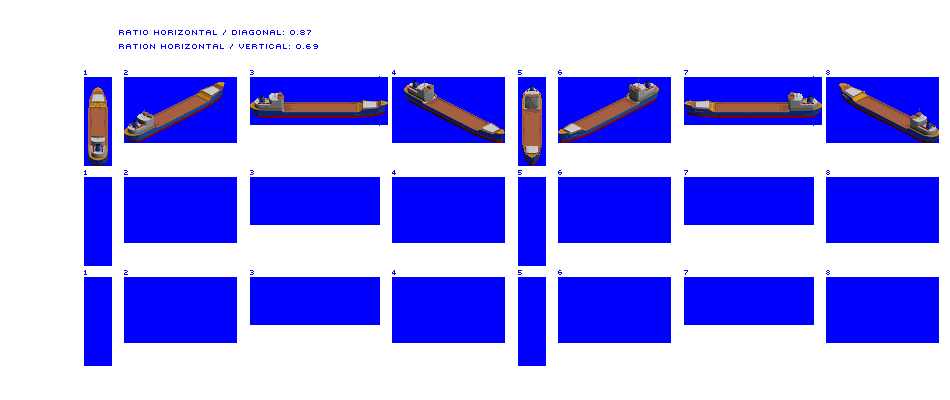
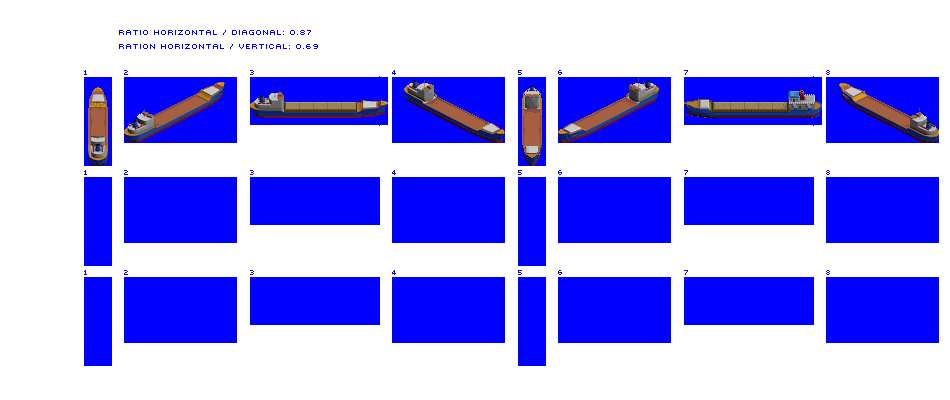
Layered file, before and after one edit (950x400). Changes by layer:
painted on "Large Coaster" over <box>93,84,935,166</box>
